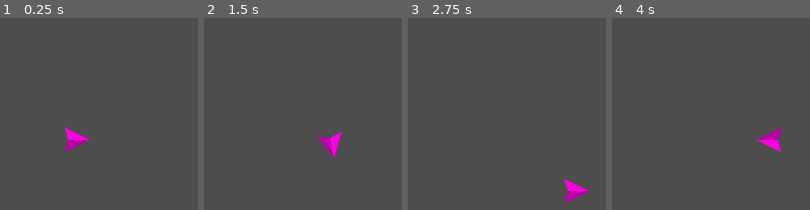
Above: before the commit, frames 1-4 (left to right).
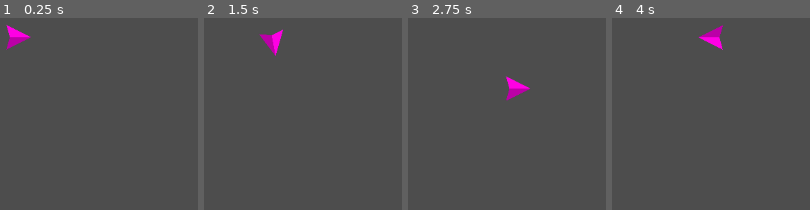
Above: after the commit, the same moments.

Repository: outrightmental/Blockbusters
Game: Godot game, scene res://scenes/main.tscn
The game is run twice, just before and just after one commit, with the same random seed, the same clock (stepped at 60 frames per second) and the same inputs.
Inputs:
- Up to frame 1 (0.25 s): no input
- Up to frame 2 (1.5 s): tap Enter at 0.5 s; hold Right (ui_right) 0.53-1.28 s; hold Down (ui_down) from 1.28 s (still down)
- Up to frame 3 (2.75 s): release Down (ui_down) at 2.03 s; hold Right (ui_right) from 2.03 s (still down)
- Up to frame 4 (4 s): release Right (ui_right) at 2.78 s; hold Up (ui_up) 2.78-3.53 s; hold Left (ui_left) from 3.53 s (still down)

The runs differ from the first frame. In frame 1, 1.5% of the frame differs, in the area x 3-45%, y 3-70%; in frame 2, 1.5%; in frame 3, 1.5%; in frame 4, 1.5%.

Commit message:
ship wraps off one side of screen into the other

Diff:
--- a/models/ships/ship_test.gd
+++ b/models/ships/ship_test.gd
@@ -3,12 +3,21 @@
 
 const FORCE_AMOUNT = 1000
 const LINEAR_DAMP = 10
+const SCREEN_WRAPAROUND_MARGIN = 10
 
+var screen_size: Vector2
 
 # Called when the node enters the scene tree for the first time.
 func _ready() -> void:
 	set_linear_damp(LINEAR_DAMP)
+	get_tree().root.size_changed.connect(_on_viewport_resize)
+	_on_viewport_resize()
 	pass # Replace with function body.
+
+
+func _on_viewport_resize() -> void:
+	screen_size = get_viewport_rect().size
+	pass
 
 
 # Called every frame. 'delta' is the elapsed time since the previous frame.
@@ -27,4 +36,14 @@
 	var target_angle = linear_velocity.angle()
 	rotation = target_angle
 
+	# if ship leaves the screen, wrap around
+	if position.x < -SCREEN_WRAPAROUND_MARGIN:
+		position.x += screen_size.x + SCREEN_WRAPAROUND_MARGIN * 2
+	elif position.x > screen_size.x + SCREEN_WRAPAROUND_MARGIN:
+		position.x -= screen_size.x  + SCREEN_WRAPAROUND_MARGIN * 2
+	elif position.y < -SCREEN_WRAPAROUND_MARGIN:
+		position.y += screen_size.y + SCREEN_WRAPAROUND_MARGIN * 2
+	elif position.y > screen_size.y + SCREEN_WRAPAROUND_MARGIN:
+		position.y -= screen_size.y + SCREEN_WRAPAROUND_MARGIN * 2
+
 	pass
--- a/scenes/main.tscn
+++ b/scenes/main.tscn
@@ -5,4 +5,4 @@
 [node name="Main" type="Node2D"]
 
 [node name="ShipTest" parent="." instance=ExtResource("1_0qs6r")]
-position = Vector2(245, 209)
+position = Vector2(161, 61)
